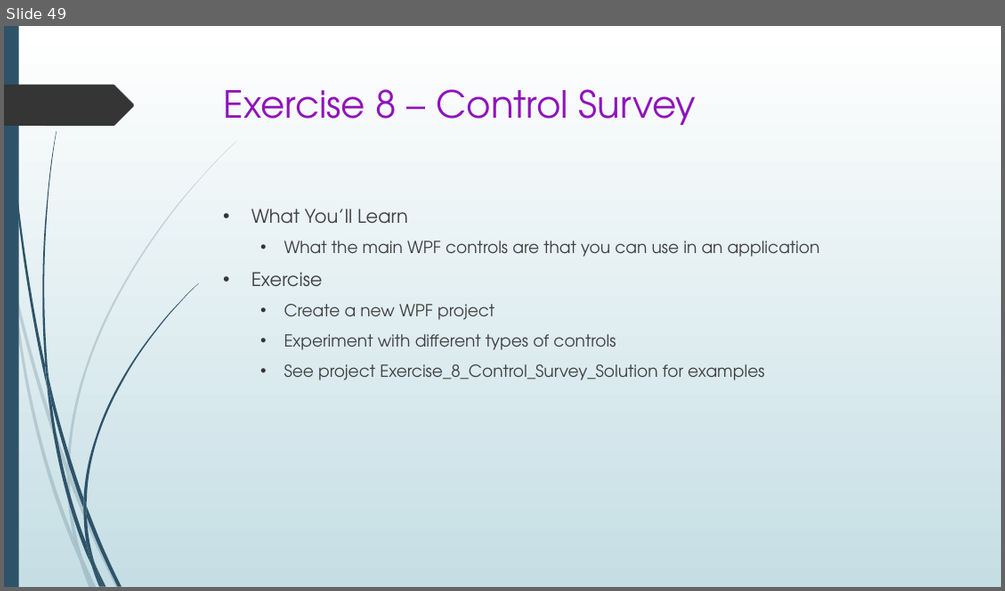
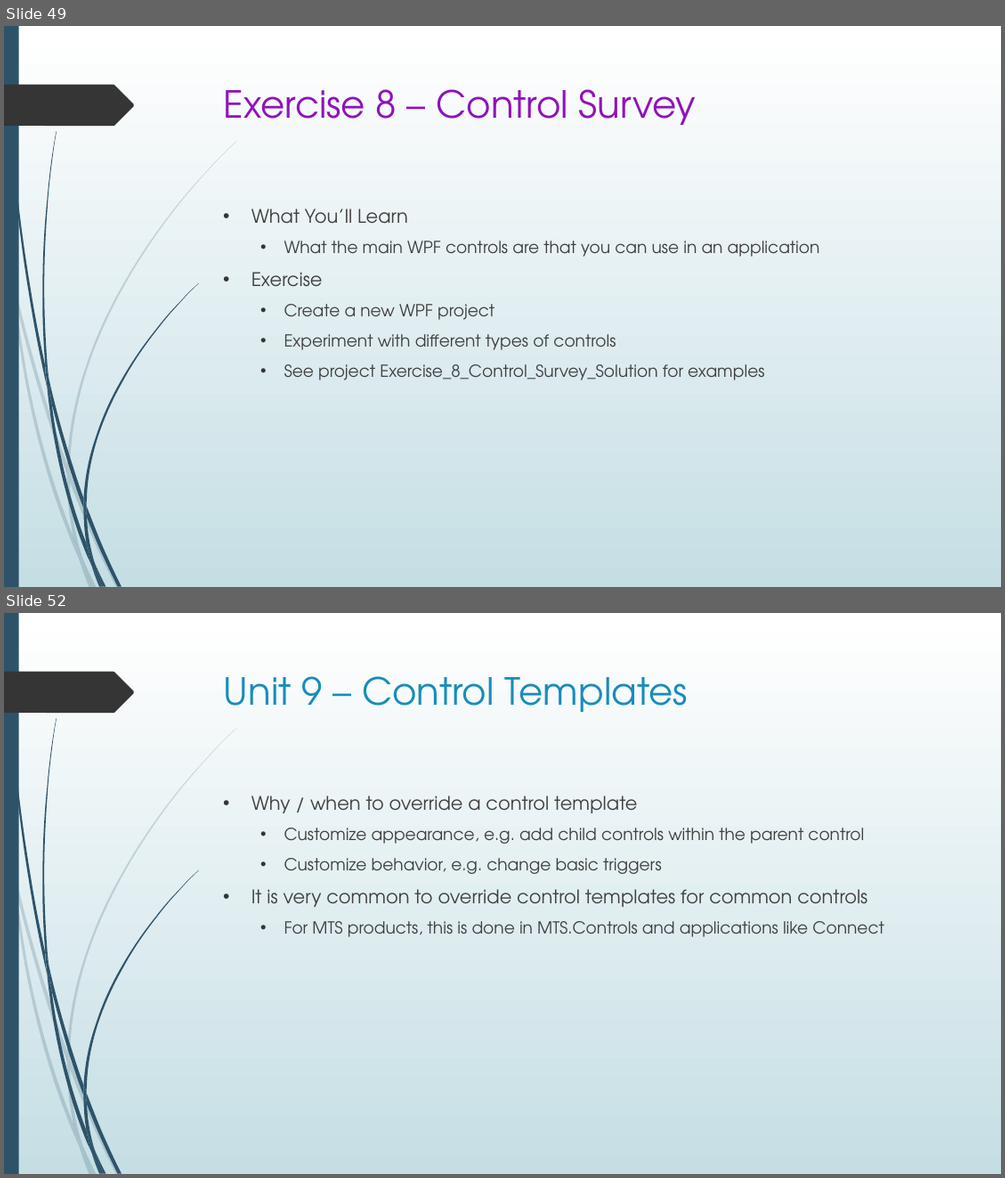
Before and after one commit to seanpsexton/wpf-workshop-solutions, a slide deck: WPF-Workshop-Sexton-Oct2023.pptx. Shown one above the other, each under a label of ours: slide 49 before the commit, slides 49 and 52 after it; the slides between them are not shown. The pictures are 1005x591 and 1005x1178 pixels, drawn with LibreOffice and Linux fonts; fonts in the diff are those of the drawing. Boxes give left, top, right and bottom in pixels: in the first picture for what was removed or moved away, otherwise in the second. Text is boxed around its words. In the diff, an @@ line names an element or a change of style, - is before the commit and + after.

```diff
--- a/WPF-Workshop-Sexton-Oct2023.pptx
+++ b/WPF-Workshop-Sexton-Oct2023.pptx
@@ slide 52 added at (4, 613, 1001, 1174), background gradient #FFFFFF to #C5DEE5; not listed: 24 template elements that a slide beside it also shows @@
@@ title added at (224, 676, 688, 712), 36 pt, text #178DBB @@
+Unit 9 – Control Templates
@@ text added at (251, 795, 883, 937), 16 pt, text #404040 @@
+• Why / when to override a control template
+  • Customize appearance, e.g. add child controls within the parent control
+  • Customize behavior, e.g. change basic triggers
+• It is very common to override control templates for common controls
+  • For MTS products, this is done in MTS.Controls and applications like Connect
```
Also in this commit, not shown: 9 other slides added.
